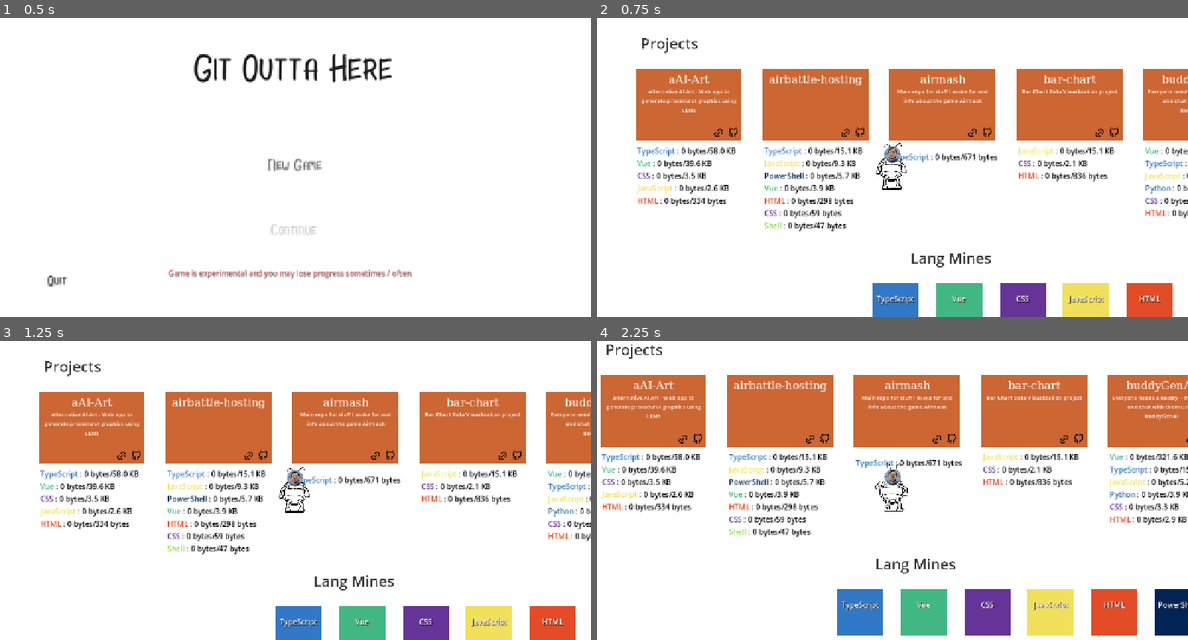
Above: before the commit, frames 1-4 (two rows, left to right).
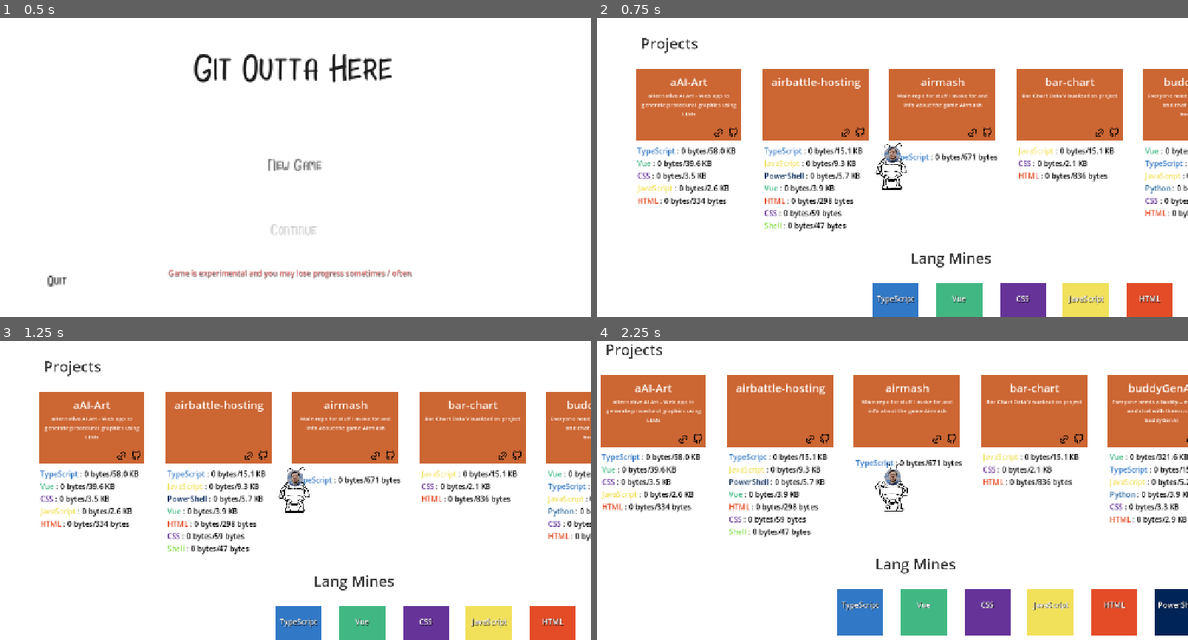
Above: after the commit, the same moments.

Repository: parsehex/git-outta-here
Game: Godot game, scene res://scenes/levels/Intro.tscn
Two runs of this game, one before a commit and one after it. Both use one fixed random seed, a clock stepped at 60 frames per second and the inputs below.
Inputs:
- Up to frame 1 (0.5 s): no input
- Up to frame 2 (0.75 s): click "New Game" at 0.5 s
- Up to frame 3 (1.25 s): no input
- Up to frame 4 (2.25 s): tap Enter at 1.25 s; hold Right (move_right) 1.28-2.03 s; tap Ctrl (attack) at 1.35 s; hold Down (move_down) from 2.03 s (still down); tap E (interact) at 2.1 s

Frame 1 is identical in both runs. In frame 2, 2.4% of the frame differs, in the area x 7-100%, y 19-33%; in frame 3, 2.4%; in frame 4, 2.9%, in the area x 1-100%, y 13-28%.

Commit message:
use normal font

Diff:
--- a/scenes/misc/Repository.tscn
+++ b/scenes/misc/Repository.tscn
@@ -6,21 +6,6 @@
 
 [sub_resource type="RectangleShape2D" id="1"]
 size = Vector2(230, 154.5)
-
-[sub_resource type="FontFile" id="FontFile_4xj36"]
-subpixel_positioning = 0
-msdf_pixel_range = 14
-msdf_size = 128
-cache/0/16/0/ascent = 0.0
-cache/0/16/0/descent = 0.0
-cache/0/16/0/underline_position = 0.0
-cache/0/16/0/underline_thickness = 0.0
-cache/0/16/0/scale = 1.0
-cache/0/24/0/ascent = 0.0
-cache/0/24/0/descent = 0.0
-cache/0/24/0/underline_position = 0.0
-cache/0/24/0/underline_thickness = 0.0
-cache/0/24/0/scale = 1.0
 
 [node name="Repository" type="Area2D"]
 z_index = -1
@@ -61,7 +46,6 @@
 
 [node name="NameLabel" type="Label" parent="LabelContainer"]
 layout_mode = 2
-theme_override_fonts/font = SubResource("FontFile_4xj36")
 theme_override_font_sizes/font_size = 24
 text = "project-name"
 horizontal_alignment = 1
Not shown: 1 places in scenes/misc/Repository.tscn that only renumber resources
